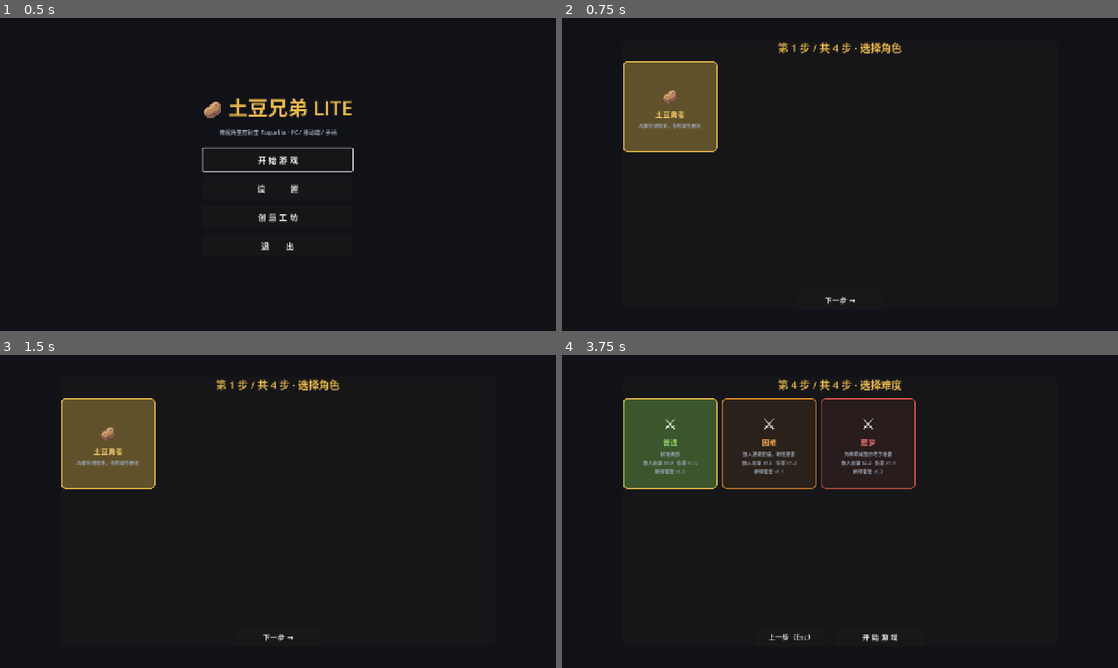
Above: before the commit, frames 1-4 (two rows, left to right).
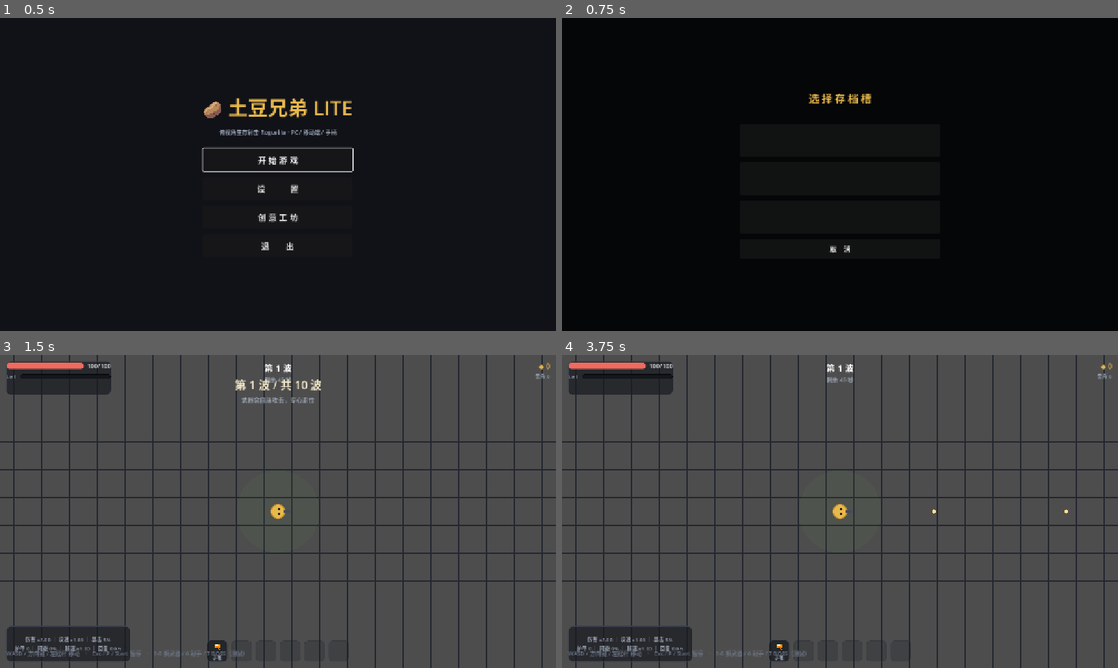
Above: after the commit, the same moments.

Repository: CONQUERORLL/TheGreatestProject
Game: Godot game, scene res://scenes/ui/main_menu.tscn
Same seed, same stepped clock (60 frames per second), same inputs: the game is played once before the commit and once after it.
Inputs (mouse positions are in pixels of both pictures, inside the frame that each line leads up to):
- Up to frame 1 (0.5 s): no input
- Up to frame 2 (0.75 s): click "开 始 游 戏" at 0.5 s
- Up to frame 3 (1.5 s): click (278, 477) at 1.27 s
- Up to frame 4 (3.75 s): click (667, 442) at 2.02 s; click (767, 442) at 2.77 s; click (867, 442) at 3.52 s

Frame 1 is identical in both runs. In frame 2, 5.7% of the frame differs, in the area x 11-62%, y 7-92%; in frame 3, 90%, in the area x 0-100%, y 0-100%; in frame 4, 90%.
Error after the commit: Invalid assignment of property or key 'text' with value of type 'String' on a base object of type 'null instance'. (res://scripts/ui/main_menu.gd:94)

Commit message:
存档系统升级三槽：独立槽位文件 + 选槽弹窗（继续/新局）+ 覆盖需二次确认 + 旧档迁移槽1

Diff:
--- a/game/scripts/core/game_state.gd
+++ b/game/scripts/core/game_state.gd
@@ -15,6 +15,9 @@
 
 ## 主菜单"继续游戏"→ main 场景一次性消费标志（消费后恢复 false）
 var continue_pending := false
+
+## 当前局绑定的存档槽（1~3；主菜单选槽后设置，SaveRun 全部操作作用于该槽）
+var slot_id := 1
 
 ## 局外 run 配置（主菜单选择；Registry 注册表 id）
 var difficulty_id := "normal"
--- a/game/scripts/core/save_run.gd
+++ b/game/scripts/core/save_run.gd
@@ -1,20 +1,36 @@
 extends Node
-## 单槽自动存档 autoload：波次间（商店阶段）为安全点，战斗中退出保留进度
-## 存 user://save_run.json；死亡/胜利清档；主菜单"继续游戏"恢复
+## 三槽自动存档 autoload：每槽独立 JSON 文件（user://save_slot_N.json）
+## 存/读/清均作用于 GameState.slot_id 指定的当前槽（主菜单选槽后设置）
+## 波次间（商店阶段）为安全点，战斗中退出保留进度；死亡/胜利清档
 ## 存档点语义：wave = 接下来要打的波次编号（商店后 = 刚结束波+1；战斗中退出 = 当前波）
 
-const SAVE_PATH := "user://save_run.json"
 const VERSION := 1
+const SLOT_COUNT := 3
+const LEGACY_PATH := "user://save_run.json"   # 旧单槽档（启动时迁移到槽 1）
 
-func exists() -> bool:
-	return FileAccess.file_exists(SAVE_PATH)
+func _ready() -> void:
+	_migrate_legacy()
 
-## 保存当前局：next_wave = 恢复后要打的波次
+func slot_path(slot: int) -> String:
+	return "user://save_slot_%d.json" % clampi(slot, 1, SLOT_COUNT)
+
+func exists(slot: int) -> bool:
+	return FileAccess.file_exists(slot_path(slot))
+
+## 任一槽有档（主菜单"继续游戏"入口显隐用）
+func any_exists() -> bool:
+	for i in range(1, SLOT_COUNT + 1):
+		if exists(i):
+			return true
+	return false
+
+## 保存当前局到当前槽：next_wave = 恢复后要打的波次
 func save(next_wave: int, player: Node) -> void:
 	if next_wave <= 0:
 		return
 	var data := {
 		"version": VERSION,
+		"saved_at": Time.get_datetime_string_from_system(false, true),   # 本地时间 YYYY-MM-DD HH:MM:SS
 		"rng_a": GameRng._a,
 		"run": {
 			"wave": next_wave,
@@ -37,17 +53,18 @@
 			"items_owned": player.items_owned.duplicate(),
 		},
 	}
-	var f := FileAccess.open(SAVE_PATH, FileAccess.WRITE)
+	var path := slot_path(GameState.slot_id)
+	var f := FileAccess.open(path, FileAccess.WRITE)
 	if f == null:
-		push_warning("SaveRun: 写入失败 " + SAVE_PATH)
+		push_warning("SaveRun: 写入失败 " + path)
 		return
 	f.store_string(JSON.stringify(data))
 	f.close()
 
-## 恢复：写回 GameState / player / GameRng（player._ready 已跑，直接覆盖）
-## 返回接下来要打的波次；0 = 档无效（调用方回退正常开局）
+## 恢复当前槽：写回 GameState / player / GameRng（player._ready 已跑，直接覆盖）
+## 返回接下来要打的波次；0 = 档无效/空槽（调用方回退正常开局）
 func restore(player: Node) -> int:
-	var data := _read()
+	var data := _read(GameState.slot_id)
 	if data.is_empty():
 		return 0
 	var run: Dictionary = data.run
@@ -81,26 +98,29 @@
 	player.queue_redraw()
 	return int(run.get("wave", 0))
 
-## 主菜单展示用摘要 { wave, character_id }；无档/损坏返回空
-func summary() -> Dictionary:
-	var data := _read()
+## 选槽界面展示摘要 { wave, character_id, saved_at }；空槽/损坏返回空
+func summary(slot: int) -> Dictionary:
+	var data := _read(slot)
 	if data.is_empty():
 		return {}
 	return { "wave": int(data.run.get("wave", 0)),
-		"character_id": String(data.run.get("character_id", "potato")) }
+		"character_id": String(data.run.get("character_id", "potato")),
+		"saved_at": String(data.get("saved_at", "")) }
 
-## 清档（死亡 / 胜利）
+## 清当前槽（死亡 / 胜利 / 覆盖开新局）
 func clear() -> void:
-	if exists():
-		DirAccess.remove_absolute(ProjectSettings.globalize_path(SAVE_PATH))
+	var path := slot_path(GameState.slot_id)
+	if FileAccess.file_exists(path):
+		DirAccess.remove_absolute(ProjectSettings.globalize_path(path))
 
 # ---------------- 内部 ----------------
 
-## 读档 + 版本/结构校验；无效返回空 Dictionary
-func _read() -> Dictionary:
-	if not exists():
+## 读指定槽 + 版本/结构校验；无效返回空 Dictionary
+func _read(slot: int) -> Dictionary:
+	var path := slot_path(slot)
+	if not FileAccess.file_exists(path):
 		return {}
-	var f := FileAccess.open(SAVE_PATH, FileAccess.READ)
+	var f := FileAccess.open(path, FileAccess.READ)
 	if f == null:
 		return {}
 	var parsed: Variant = JSON.parse_string(f.get_as_text())
@@ -114,3 +134,28 @@
 			or typeof(data.get("player")) != TYPE_DICTIONARY:
 		return {}
 	return data
+
+## 旧单槽档一次性迁移到槽 1（损坏则直接删除）
+func _migrate_legacy() -> void:
+	if not FileAccess.file_exists(LEGACY_PATH) or exists(1):
+		return
+	var f := FileAccess.open(LEGACY_PATH, FileAccess.READ)
+	if f == null:
+		return
+	var parsed: Variant = JSON.parse_string(f.get_as_text())
+	f.close()
+	var legacy_path := ProjectSettings.globalize_path(LEGACY_PATH)
+	if typeof(parsed) != TYPE_DICTIONARY \
+			or int((parsed as Dictionary).get("version", 0)) != VERSION:
+		DirAccess.remove_absolute(legacy_path)
+		return
+	var data: Dictionary = parsed
+	if typeof(data.get("run")) != TYPE_DICTIONARY \
+			or typeof(data.get("player")) != TYPE_DICTIONARY:
+		DirAccess.remove_absolute(legacy_path)
+		return
+	data["saved_at"] = String(data.get("saved_at", "（迁移档）"))
+	var w := FileAccess.open(slot_path(1), FileAccess.WRITE)
+	w.store_string(JSON.stringify(data))
+	w.close()
+	DirAccess.remove_absolute(legacy_path)
--- a/game/scripts/ui/main_menu.gd
+++ b/game/scripts/ui/main_menu.gd
@@ -21,6 +21,11 @@
 var _back_btn: Button
 var _next_btn: Button
 var _step := 0
+var _slots_panel: Control     # 选槽弹窗（开始新局 / 继续共用）
+var _slots_title: Label
+var _slot_btns: Array = []    # 3 个槽位 Button（下标 0~2 = 槽 1~3）
+var _slots_mode := "new"      # "new" = 开始新局（有档需覆盖确认）| "continue" = 读取
+var _confirm_slot := 0        # 覆盖确认态的槽号（0 = 无）
 
 const TOTAL_STEPS := 4
 const STEP_TITLES := ["选择角色", "选择初始武器", "选择初始道具", "选择难度"]
@@ -32,6 +37,134 @@
 	add_child(bg)
 	_build_home()
 	_build_wizard()
+	_build_slots_panel()
+
+# ---------------- 存档槽选择弹窗 ----------------
+
+func _build_slots_panel() -> void:
+	var overlay := Control.new()
+	overlay.set_anchors_preset(Control.PRESET_FULL_RECT)
+	overlay.visible = false
+	add_child(overlay)
+	_slots_panel = overlay
+	var dim := ColorRect.new()
+	dim.color = Color(0.0, 0.0, 0.0, 0.65)
+	dim.set_anchors_preset(Control.PRESET_FULL_RECT)
+	overlay.add_child(dim)
+	var center := CenterContainer.new()
+	center.set_anchors_preset(Control.PRESET_FULL_RECT)
+	overlay.add_child(center)
+	var box := VBoxContainer.new()
+	box.add_theme_constant_override("separation", 12)
+	center.add_child(box)
+	_slots_title = Label.new()
+	_slots_title.horizontal_alignment = HORIZONTAL_ALIGNMENT_CENTER
+	_slots_title.add_theme_font_size_override("font_size", 24)
+	_slots_title.add_theme_color_override("font_color", Color("e8b84b"))
+	box.add_child(_slots_title)
+	var tip := Label.new()
+	tip.name = "Tip"
+	tip.horizontal_alignment = HORIZONTAL_ALIGNMENT_CENTER
+	tip.add_theme_font_size_override("font_size", 13)
+	tip.add_theme_color_override("font_color", Color("9aa3b2"))
+	box.add_child(tip)
+	for i in range(1, SaveRun.SLOT_COUNT + 1):
+		var b := Button.new()
+		b.custom_minimum_size = Vector2(460, 76)
+		b.add_theme_font_size_override("font_size", 16)
+		b.pressed.connect(_on_slot_pressed.bind(i))
+		box.add_child(b)
+		_slot_btns.append(b)
+	var cancel := Button.new()
+	cancel.text = "取　消"
+	cancel.custom_minimum_size = Vector2(460, 46)
+	cancel.pressed.connect(_close_slots)
+	box.add_child(cancel)
+
+## 打开选槽：mode = "new"（开始新局，有档覆盖需确认）| "continue"（读取有档槽）
+func _open_slots(mode: String) -> void:
+	Haptics.rumble(0.2, 0.0, 0.08)
+	_slots_mode = mode
+	_confirm_slot = 0
+	_slots_panel.visible = true
+	_home.visible = false
+	var tip: Label = _slots_panel.get_node("CenterContainer/VBoxContainer/Tip")
+	if mode == "new":
+		_slots_title.text = "选 择 存 档 槽"
+		tip.text = "选空槽直接开始 · 点已有进度槽并再次点击确认覆盖"
+	else:
+		_slots_title.text = "继 续 游 戏"
+		tip.text = "选择要继续的存档槽（空槽不可用）"
+	_refresh_slots()
+	# 焦点给第一个可用槽
+	for b in _slot_btns:
+		if not b.disabled:
+			b.grab_focus()
+			break
+
+func _close_slots() -> void:
+	_slots_panel.visible = false
+	_home.visible = true
+	for c in _home.get_child(0).get_children():
+		if c is Button:
+			c.grab_focus()   # 焦点回首页第一个按钮
+			break
+
+func _refresh_slots() -> void:
+	for i in range(1, SaveRun.SLOT_COUNT + 1):
+		var b: Button = _slot_btns[i - 1]
+		var has := SaveRun.exists(i)
+		if _slots_mode == "continue":
+			b.disabled = not has
+			b.text = _slot_label(i) if has else "第 %d 槽 · 空（不可用）" % i
+			continue
+		b.disabled = false
+		if _confirm_slot == i:
+			b.text = "⚠ 覆盖第 %d 槽？再点一次确认" % i
+			b.add_theme_color_override("font_color", Color("e0644f"))
+		else:
+			var info := _slot_label(i)
+			b.text = info + "\n（开始新局将覆盖此进度）" if has else info
+			b.remove_theme_color_override("font_color")
+
+## 槽位显示文本：槽号 · 波次 · 角色名 · 保存时间
+func _slot_label(i: int) -> String:
+	var s := SaveRun.summary(i)
+	if s.is_empty():
+		return "第 %d 槽 · 空" % i
+	var ch: Dictionary = Registry.get_character(String(s.get("character_id", "potato")))
+	if ch.is_empty():
+		ch = Registry.get_character("potato")
+	var when := String(s.get("saved_at", ""))
+	if when != "":
+		when = "\n" + when
+	return "第 %d 槽 · 第 %d 波 %s%s" % [i, int(s.get("wave", 1)), String(ch.get("name", "")), when]
+
+func _on_slot_pressed(i: int) -> void:
+	if _slots_mode == "continue":
+		_do_continue(i)
+		return
+	# 开始新局：已有进度的槽需要一次覆盖确认（再点一次）
+	if SaveRun.exists(i) and _confirm_slot != i:
+		_confirm_slot = i
+		_refresh_slots()
+		return
+	_do_new(i)
+
+## 开新局绑定槽位：覆盖确认后清旧档，防止新局意外恢复旧进度
+func _do_new(slot: int) -> void:
+	GameState.slot_id = slot
+	SaveRun.clear()
+	GameState.continue_pending = false
+	Haptics.rumble(0.3, 0.0, 0.1)
+	get_tree().change_scene_to_file("res://scenes/main.tscn")
+
+## 读取指定槽继续：置标志 → main._ready 消费并恢复
+func _do_continue(slot: int) -> void:
+	GameState.slot_id = slot
+	GameState.continue_pending = true
+	Haptics.rumble(0.3, 0.0, 0.1)
+	get_tree().change_scene_to_file("res://scenes/main.tscn")
 
 # ---------------- 首页 ----------------
 
@@ -68,27 +201,16 @@
 			start_btn = b
 	start_btn.grab_focus()   # “开始游戏”默认焦点（手柄直达）
 
-## 首页按钮清单：有存档时头部插入"继续游戏"（附波次与角色名）
+## 首页按钮清单：任一槽有档时头部插入"继续游戏"（进选槽弹窗）
 func _home_specs() -> Array:
 	var specs: Array = []
-	var sum := SaveRun.summary()
-	if not sum.is_empty():
-		var ch: Dictionary = Registry.get_character(String(sum.get("character_id", "potato")))
-		if ch.is_empty():
-			ch = Registry.get_character("potato")
-		var label := "继 续 游 戏 · 第 %d 波 %s" % [int(sum.get("wave", 1)), String(ch.get("name", ""))]
-		specs.append([label, 220.0, _continue_run])
-	specs.append(["开 始 游 戏", 220.0, _open_wizard])
+	if SaveRun.any_exists():
+		specs.append(["继 续 游 戏", 220.0, func() -> void: _open_slots("continue")])
+	specs.append(["开 始 游 戏", 220.0, func() -> void: _open_slots("new")])
 	specs.append(["设　　　置", 220.0, func() -> void: get_tree().change_scene_to_file("res://scenes/ui/settings.tscn")])
 	specs.append(["创 意 工 坊", 220.0, func() -> void: get_tree().change_scene_to_file("res://scenes/ui/workshop.tscn")])
 	specs.append(["退　　出", 220.0, func() -> void: get_tree().quit()])
 	return specs
-
-## 继续上次的一局：置标志 → main._ready 消费并恢复存档
-func _continue_run() -> void:
-	GameState.continue_pending = true
-	Haptics.rumble(0.3, 0.0, 0.1)
-	get_tree().change_scene_to_file("res://scenes/main.tscn")
 
 # ---------------- 开局向导 ----------------
 
@@ -277,6 +399,15 @@
 		_close_wizard()
 
 func _unhandled_input(event: InputEvent) -> void:
+	# 选槽弹窗：返回键退出覆盖确认态，再按关闭弹窗
+	if _slots_panel.visible and event.is_action_pressed("ui_cancel"):
+		if _confirm_slot != 0:
+			_confirm_slot = 0
+			_refresh_slots()
+		else:
+			_close_slots()
+		get_viewport().set_input_as_handled()
+		return
 	# Esc / 手柄 B：向导内回上一步
 	if _wizard.visible and event.is_action_pressed("ui_cancel"):
 		_prev()
--- a/game/tests/smoke_test.gd
+++ b/game/tests/smoke_test.gd
@@ -357,11 +357,15 @@
 		_fail("touch_move 未驱动玩家移动")
 		return
 	print("SMOKE: items track/sell + pause panel + touch layer OK")
-	# ---- 存档验证：自动存档存在 → 主动保存 → 篡改 → 恢复一致 → 清档 + 损档容错 ----
-	if not SaveRun.exists():
-		_fail("商店阶段未自动生成存档")
-		return
-	SaveRun.save(99, p2)   # 主动存档（wave=99 便于断言往返）
+	# ---- 三槽存档验证：自动档入槽1 → 槽间隔离 → 篡改恢复一致 → 清档 + 损档容错 ----
+	for i: int in [2, 3]:   # 清其他槽残留，不动槽 1 的自动存档
+		GameState.slot_id = i
+		SaveRun.clear()
+	GameState.slot_id = 1
+	if not SaveRun.exists(1):
+		_fail("商店阶段未自动生成存档（槽 1）")
+		return
+	SaveRun.save(99, p2)   # 主动覆盖保存（wave=99 便于断言往返）
 	var s_mats := GameState.materials
 	var s_lv := GameState.level
 	var s_xp := GameState.xp
@@ -369,15 +373,25 @@
 	var s_stats: Dictionary = p2.stats.duplicate()
 	var s_wcnt: int = p2.weapons.size()
 	var s_items: Dictionary = p2.items_owned.duplicate()
-	# 篡改现场后恢复
+	# 空槽隔离：槽 2 无档，restore 必须返回 0 且不动现场
+	GameState.slot_id = 2
+	GameState.materials = 555
+	if SaveRun.restore(p2) != 0:
+		_fail("空槽 2 不应恢复出进度")
+		return
+	if GameState.materials != 555:
+		_fail("空槽 restore 不应改动现场")
+		return
+	# 篡改现场后从槽 1 恢复
 	GameState.materials = 7
 	GameState.level = 1
 	GameState.xp = 5
 	p2.hp = 1.0
 	p2.weapons = []
 	p2.items_owned = {}
+	GameState.slot_id = 1
 	var nw: int = SaveRun.restore(p2)
-	print("SMOKE: save wave=%d mats=%d lv=%d xp=%d hp=%.0f weapons=%d items=%d" %
+	print("SMOKE: save slot1 wave=%d mats=%d lv=%d xp=%d hp=%.0f weapons=%d items=%d" %
 		[nw, GameState.materials, GameState.level, GameState.xp,
 		p2.hp, p2.weapons.size(), p2.items_owned.size()])
 	if nw != 99:
@@ -406,17 +420,30 @@
 		_fail("存档恢复后 items_owned 不一致")
 		return
 	SaveRun.clear()
-	if SaveRun.exists():
-		_fail("存档清除失败")
-		return
-	var fj := FileAccess.open("user://save_run.json", FileAccess.WRITE)
+	if SaveRun.exists(1):
+		_fail("槽 1 清档失败")
+		return
+	# 槽 2 独立读写
+	GameState.slot_id = 2
+	SaveRun.save(88, p2)
+	if not SaveRun.exists(2):
+		_fail("槽 2 保存失败")
+		return
+	if SaveRun.exists(1):
+		_fail("槽间隔离失败：槽 1 不应有档")
+		return
+	SaveRun.clear()
+	# 损档容错：垃圾内容应判定无效
+	GameState.slot_id = 3
+	var fj := FileAccess.open("user://save_slot_3.json", FileAccess.WRITE)
 	fj.store_string("corrupted{{{")
 	fj.close()
 	if SaveRun.restore(p2) != 0:
 		_fail("损坏存档未被判定为无效")
 		return
 	SaveRun.clear()
-	print("SMOKE: save/restore/clear + 损档容错 OK")
+	GameState.slot_id = 1
+	print("SMOKE: 3-slot save/restore/clear + 隔离 + 损档容错 OK")
 	print("SMOKE: PASS")
 	get_tree().quit(0)
 
